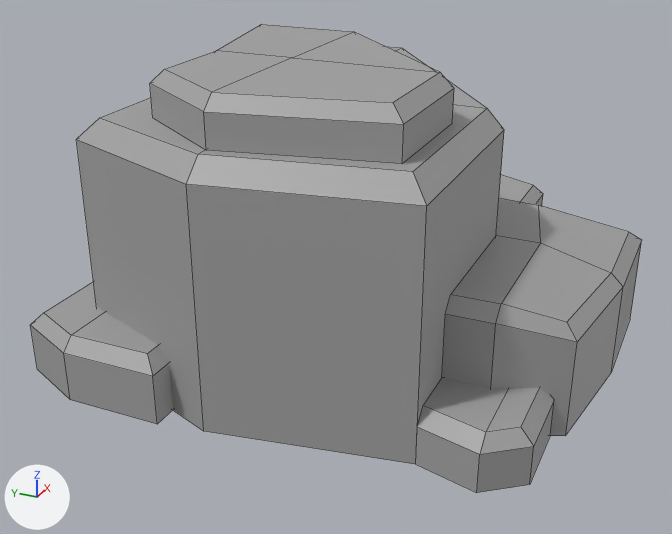
One commit to the FBX model Assets/3DModels/Props/Rocks/Rock_Medium_03.fbx: the scene before it, then after it.
Both versions are drawn from a 50 mm camera at (-6.66, -3.13, 3.8) aimed at (-0.06, -0.15, 0.5). Arrows for +X, +Y and +Z are at lower left; the lights stay in place. The first picture is the older version. Mesh edges are drawn as thin lines. Where no turn or scale is listed for an object, it has been applied to the vertices. Vertices at exactly the same position are counted once.

In view in the first picture: 'Rock_Medium_03'.
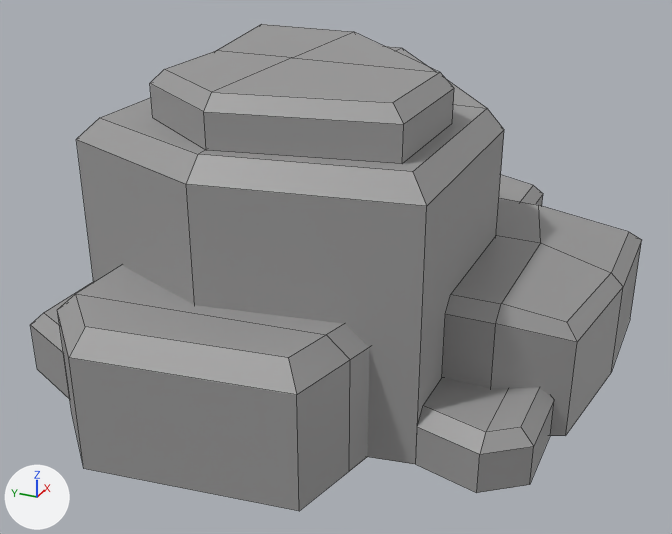
Location of each change, (x1, y1, x2, y2) in pixels of the pictures (672 x 534 px):
'Rock_Medium_03', reshaped: before (30, 24, 642, 493); after (30, 24, 642, 511)
part 1 of me_cube_006, added: after (58, 265, 369, 511)
part 2 of me_cube_006, surface changed: (56, 279, 414, 464) in both

The edits, one by one:
me_cube_006 is used by ob_rock_medium_03; location (0.0, 0.0, 0.0).
me_cube_006 had 184 vertices, 140 faces and spanned x -2.06..3.25, y -2.5..2.23, z 0.0..2.35.
me_cube_006 now has 202 vertices, 152 faces and spans x -2.7..3.25, y -2.5..2.23, z 0.0..2.35.
me_cube_006 part 1: a new loose piece of 18 vertices spanning x -2.7..-1.5, y -1.25..1.0, z 0.0..1.0, in mat_stone (picture img_palettetexture_png).
me_cube_006 part 2: 140 kept faces spanning x -2.06..3.25, y -2.5..2.23, z 0.0..2.35 get new texture (UV) coordinates.
